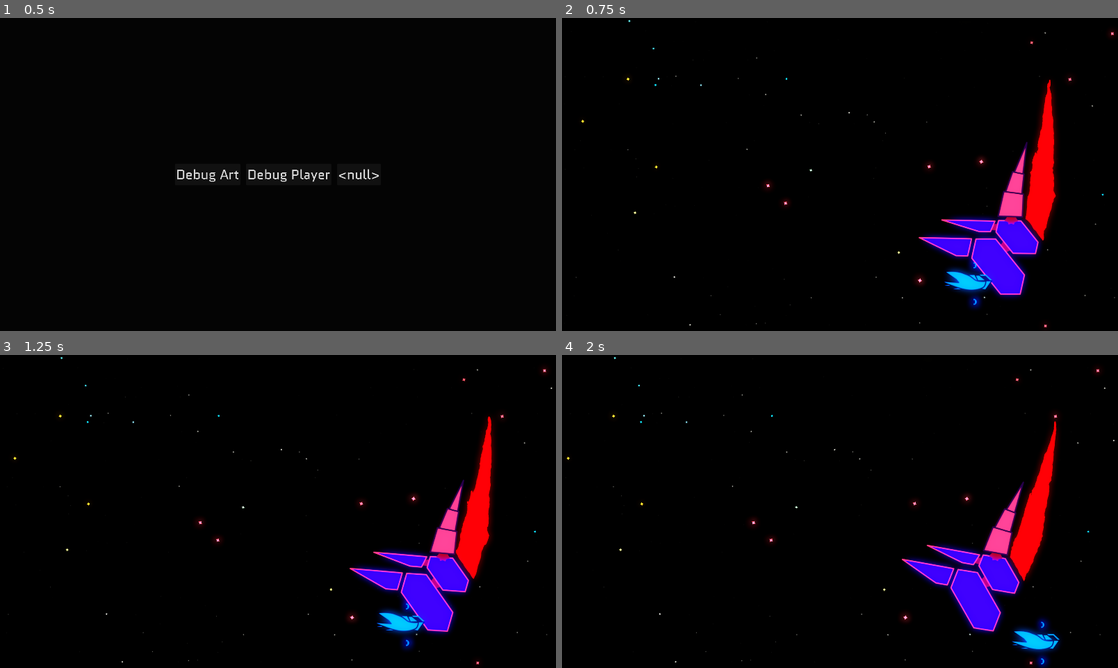
Above: before the commit, frames 1-4 (two rows, left to right).
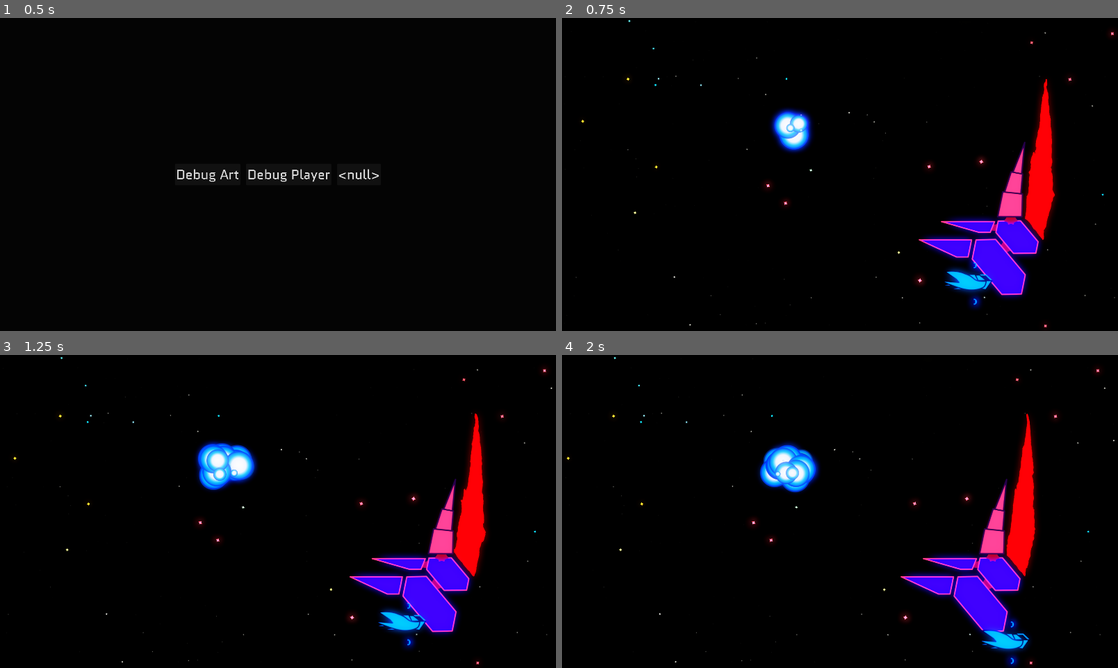
Above: after the commit, the same moments.

Repository: Zemiro-dev/StarfighterGemini
Game: Godot game, scene res://world/world_viewport_container.tscn
Same seed, same stepped clock (60 frames per second), same inputs: the game is played once before the commit and once after it.
Inputs:
- Up to frame 1 (0.5 s): no input
- Up to frame 2 (0.75 s): click "Debug Art" at 0.5 s
- Up to frame 3 (1.25 s): no input
- Up to frame 4 (2 s): hold D (right) from 1.28 s (still down); tap L (dev_a, bound only after the commit) at 1.35 s

Frame 1 is identical in both runs. In frame 2, 2.6% of the frame differs, in the area x 37-89%, y 19-92%; in frame 3, 5.4%; in frame 4, 7.6%, in the area x 35-90%, y 18-100%.

Commit message:
adding new visual assets for player explosions and projectile explosions

Diff:
--- a/game/actors/enemies/asteroid_beast/molecules/talon_arm.gd
+++ b/game/actors/enemies/asteroid_beast/molecules/talon_arm.gd
@@ -1,7 +1,13 @@
 extends Node2D
 
-
+var _position_delta := 0.0
+var speed := 50
+var direction := -1
 func _physics_process(delta: float) -> void:
-	position += Vector2(-50 * delta, 0)
-	#print(rotation)
+	var position_delta = speed * direction * delta
+	_position_delta += abs(position_delta)
+	position += Vector2(position_delta, 0)
+	if _position_delta > 100:
+		direction *= -1
+		_position_delta = 0
 	pass
--- a/game/actors/enemies/asteroid_beast/molecules/talon_arm.tscn
+++ b/game/actors/enemies/asteroid_beast/molecules/talon_arm.tscn
@@ -169,5 +169,4 @@
 libraries = {
 &"": SubResource("AnimationLibrary_ghppn")
 }
-autoplay = "test"
 speed_scale = 0.1
--- a/game/actors/node_pool.gd
+++ b/game/actors/node_pool.gd
@@ -36,6 +36,7 @@
 		i = next_pool_index(i)
 	if available_nodes.size() < amount:
 		print("could not satisfy request")
+	last_used = next_last_used
 	return available_nodes
 
 
--- a/game/actors/physics_body_move_resolver.gd
+++ b/game/actors/physics_body_move_resolver.gd
@@ -21,18 +21,22 @@
 	var collision: KinematicCollision2D = body.move_and_collide(velocity * delta)
 	if collision:
 			var collider: Object = collision.get_collider()
+			var depth := collision.get_depth()
+			var remainder := collision.get_remainder()
 			var collider_type = GameActor.get_actor_type(collider)
+			var normal = collision.get_normal()
 			## Base Movement Effects
 			match (collider_type):
 				GameActor.ActorType.UNKNOWN, GameActor.ActorType.TERRAIN, GameActor.ActorType.ENEMY, GameActor.ActorType.DESTRUCTIBLE:
-					if collision.get_normal().dot(velocity) <= 0.:
-						velocity = velocity.bounce(collision.get_normal())
+					var nvdot := normal.dot(velocity.normalized())
+					if nvdot <= 0.:
+						velocity = velocity.bounce(normal)
 
 			## Damage and Additional Knockback
 			match (collider_type):
 				GameActor.ActorType.ENEMY:
-					GameActor.check_and_attack(collider, request.body)
-					velocity += velocity.normalized() * 600.
+					if GameActor.check_and_attack(collider, request.body) >= 0:
+						velocity += velocity.normalized() * 600.
 	if steering and steering.should_overspeed_break(velocity):
 		velocity = steering.overspeed_break(velocity, delta)
 	return velocity
--- a/game/actors/player/player.gd
+++ b/game/actors/player/player.gd
@@ -24,6 +24,8 @@
 	velocity = physics_body_move_resolver.resolve(move_machine.process(delta), delta)
 	if Input.is_action_pressed("fire"):
 		fire()
+	if Input.is_action_just_pressed("dev_a"):
+		controller.is_goal_locked = !controller.is_goal_locked
 
 
 func on_move_state_change(prev:PlayerMoveMachine.State,  next: PlayerMoveMachine.State):
--- a/game/actors/player/player_cannon.gd
+++ b/game/actors/player/player_cannon.gd
@@ -23,7 +23,12 @@
 		return false
 
 	var projectiles := projectile_pool.get_nodes(ready_count)
+	if projectiles.size() <= 0:
+		return false
 	for projectile in projectiles:
 		if projectile is Projectile:
 			projectile.fire(global_transform)
+	if animation_player.is_playing():
+		animation_player.stop()
+	animation_player.play("fire")
 	return true
--- a/game/actors/player/player_cannon.tscn
+++ b/game/actors/player/player_cannon.tscn
@@ -90,7 +90,8 @@
 modulate = Color(0, 1.5, 1.5, 1)
 self_modulate = Color(1, 1, 1, 0)
 show_behind_parent = true
-position = Vector2(25, 0)
+position = Vector2(17, 0)
+scale = Vector2(0.6, 0.6)
 texture = ExtResource("5_k1k7d")
 
 [node name="AnimationPlayer" type="AnimationPlayer" parent="."]
--- /dev/null
+++ b/game/actors/player/player_explosion_a.tscn
@@ -0,0 +1,11 @@
+[gd_scene load_steps=3 format=3 uid="uid://45p6je56ck3j"]
+
+[ext_resource type="Texture2D" uid="uid://d2meohaxtyk34" path="res://assets/player/player_explosion_a.png" id="1_2ugpd"]
+[ext_resource type="Material" uid="uid://bdtb0e652wfx3" path="res://actors/player/player_explosion_material_a.tres" id="2_djvr7"]
+
+[node name="PlayerExplosionA" type="GPUParticles2D"]
+amount = 25
+texture = ExtResource("1_2ugpd")
+lifetime = 0.8
+randomness = 0.43
+process_material = ExtResource("2_djvr7")
--- /dev/null
+++ b/game/actors/player/player_explosion_b.tres
@@ -0,0 +1,31 @@
+[gd_resource type="ParticleProcessMaterial" load_steps=5 format=3 uid="uid://cjtt7cdywcnod"]
+
+[sub_resource type="Gradient" id="Gradient_aohyi"]
+offsets = PackedFloat32Array(0, 0.0649038, 0.103365, 0.661058, 1)
+colors = PackedColorArray(1, 1, 1, 0, 1, 1, 10, 1, 1, 1, 4, 1, 1, 1, 1, 1, 0.0117647, 0.160784, 0.392157, 1)
+
+[sub_resource type="GradientTexture1D" id="GradientTexture1D_k27tj"]
+gradient = SubResource("Gradient_aohyi")
+use_hdr = true
+
+[sub_resource type="Curve" id="Curve_33bqa"]
+_data = [Vector2(0, 0), 0.0, 0.0, 0, 0, Vector2(0.203349, 1), 0.0, 0.0, 0, 0, Vector2(0.526316, 1), 0.0, 0.0, 0, 0, Vector2(1, 0.310704), 0.0, 0.0, 0, 0]
+point_count = 4
+
+[sub_resource type="CurveTexture" id="CurveTexture_aj761"]
+curve = SubResource("Curve_33bqa")
+
+[resource]
+particle_flag_disable_z = true
+radial_velocity_min = 64.0
+radial_velocity_max = 64.0
+gravity = Vector3(0, 0, 0)
+scale_curve = SubResource("CurveTexture_aj761")
+color_ramp = SubResource("GradientTexture1D_k27tj")
+turbulence_noise_strength = 11.85
+turbulence_noise_scale = 9.235
+turbulence_noise_speed_random = 4.0
+turbulence_influence_min = 0.206
+turbulence_influence_max = 0.206
+turbulence_initial_displacement_min = 58.1
+turbulence_initial_displacement_max = 58.1
--- /dev/null
+++ b/game/actors/player/player_explosion_b.tscn
@@ -0,0 +1,14 @@
+[gd_scene load_steps=3 format=3 uid="uid://dshdwq66vc4pk"]
+
+[ext_resource type="Texture2D" uid="uid://smhcd74mx35b" path="res://assets/player/player_explosion_b.png" id="1_k27tj"]
+[ext_resource type="Material" uid="uid://cjtt7cdywcnod" path="res://actors/player/player_explosion_b.tres" id="2_k27tj"]
+
+[node name="PlayerExplosionB" type="GPUParticles2D"]
+emitting = false
+amount = 4
+texture = ExtResource("1_k27tj")
+lifetime = 0.2
+one_shot = true
+explosiveness = 0.2
+randomness = 0.43
+process_material = ExtResource("2_k27tj")
--- /dev/null
+++ b/game/actors/player/player_explosion_material_a.tres
@@ -0,0 +1,33 @@
+[gd_resource type="ParticleProcessMaterial" load_steps=5 format=3 uid="uid://bdtb0e652wfx3"]
+
+[sub_resource type="Gradient" id="Gradient_djvr7"]
+offsets = PackedFloat32Array(0, 0.0649038, 0.103365, 0.661058, 1)
+colors = PackedColorArray(1, 1, 1, 0, 1, 1, 10, 1, 1, 1, 4, 1, 1, 1, 1, 1, 0.0117647, 0.160784, 0.392157, 1)
+
+[sub_resource type="GradientTexture1D" id="GradientTexture1D_asal3"]
+gradient = SubResource("Gradient_djvr7")
+use_hdr = true
+
+[sub_resource type="Curve" id="Curve_p5onc"]
+_data = [Vector2(0, 0), 0.0, 0.0, 0, 0, Vector2(0.203349, 1), 0.0, 0.0, 0, 0, Vector2(0.526316, 1), 0.0, 0.0, 0, 0, Vector2(1, 0.310704), 0.0, 0.0, 0, 0]
+point_count = 4
+
+[sub_resource type="CurveTexture" id="CurveTexture_3v2eb"]
+curve = SubResource("Curve_p5onc")
+
+[resource]
+particle_flag_disable_z = true
+emission_shape = 3
+emission_box_extents = Vector3(50, 30, 1)
+radial_velocity_min = 9.99998
+radial_velocity_max = 25.0
+gravity = Vector3(0, 0, 0)
+scale_curve = SubResource("CurveTexture_3v2eb")
+color_ramp = SubResource("GradientTexture1D_asal3")
+turbulence_noise_strength = 11.85
+turbulence_noise_scale = 9.235
+turbulence_noise_speed_random = 4.0
+turbulence_influence_min = 0.206
+turbulence_influence_max = 0.206
+turbulence_initial_displacement_min = 58.1
+turbulence_initial_displacement_max = 58.1
--- a/game/actors/projectiles/projectile.gd
+++ b/game/actors/projectiles/projectile.gd
@@ -5,20 +5,30 @@
 @onready var animation_player: AnimationPlayer = $AnimationPlayer
 @export var is_available := true: set = set_is_available
 @export var stats: ProjectileStats
+@export var explosion_scene: PackedScene = preload("res://actors/player/player_explosion_b.tscn")
 @onready var collision_shape_2d: CollisionShape2D = $CollisionShape2D
 var velocity := Vector2.ZERO
-var live := true
+var live := false
+var explosion: GPUParticles2D
 
 
 func _ready() -> void:
 	if !stats: stats = ProjectileStats.new()
 	body_entered.connect(on_body_entered)
 	lifetime.timeout.connect(off)
+	off() # start off
+	var explosion_instance = explosion_scene.instantiate()
+	if explosion_instance is GPUParticles2D:
+		explosion = explosion_instance
 
 
 func on_body_entered(body: Node2D) -> void:
 	if live:
 		var damage_dealt = GameActor.attack(body, stats.damage)
+		if explosion:
+			explosion.global_transform = global_transform
+			explosion.reset_physics_interpolation()
+			explosion.emitting = true
 		off()
 
 
@@ -43,6 +53,12 @@
 	collision_shape_2d.set_deferred('disabled', false)
 	animation_player.play("on")
 	lifetime.start()
+	if explosion:
+		if explosion.emitting:
+			explosion.emitting = false
+		if !explosion.is_inside_tree():
+			GlobalSignals.request_top_effect_spawn.emit(explosion)
+
 
 
 func off() -> void:
@@ -69,3 +85,9 @@
 			global_position += velocity * delta
 		else:
 			global_position += velocity * delta * unsafe
+
+
+func _notification(what):
+	if what == NOTIFICATION_PREDELETE:
+		if explosion:
+			explosion.queue_free()
--- a/game/autoloads/game_actor.gd
+++ b/game/autoloads/game_actor.gd
@@ -40,6 +40,9 @@
 	return 0
 
 
+## Checks if this actor can attack and if so applies an attack.
+## If 0+ is returned an attack occured and the returned value is
+## is the damage dealt. If -1 is returned no attack happened.
 func check_and_attack(attacker: Object, target: Object) -> int:
 	if attacker.has_method('attack'):
 		return attacker.attack(target)
@@ -47,4 +50,4 @@
 		var parent = attacker.get_parent()
 		if parent.has_method('attack'):
 			return parent.attack(target)
-	return 0
+	return -1
--- a/game/autoloads/global_signals.gd
+++ b/game/autoloads/global_signals.gd
@@ -3,9 +3,10 @@
 @warning_ignore_start("unused_signal")
 signal request_camera_shake(duration: float, strength: float)
 signal request_hitstop(hitstop_time_ms: float)
-signal request_particle_spawn(particle: Node)
-signal request_projectile_spawn(projectile: Node)
-signal request_explosion_spawn(source: Node2D, explosion_scene: PackedScene)
+
+signal request_projectile_spawn(projectile: Node2D)
+signal request_top_effect_spawn(effect: Node2D)
+
 signal request_collectible_spawn(position: Vector2, scene: PackedScene)
 signal request_sound_spawn(sound: AudioStreamPlayer2D)
 signal request_world_sound_spawn(source: Node2D, sound_scene: PackedScene)
--- a/game/project.godot
+++ b/game/project.godot
@@ -82,6 +82,11 @@
 "events": [Object(InputEventJoypadButton,"resource_local_to_scene":false,"resource_name":"","device":-1,"button_index":10,"pressure":0.0,"pressed":true,"script":null)
 ]
 }
+dev_a={
+"deadzone": 0.2,
+"events": [Object(InputEventKey,"resource_local_to_scene":false,"resource_name":"","device":-1,"window_id":0,"alt_pressed":false,"shift_pressed":false,"ctrl_pressed":false,"meta_pressed":false,"pressed":false,"keycode":0,"physical_keycode":76,"key_label":0,"unicode":108,"location":0,"echo":false,"script":null)
+]
+}
 
 [layer_names]
 
--- a/game/world/debug/world_debug.tscn
+++ b/game/world/debug/world_debug.tscn
@@ -1,8 +1,9 @@
-[gd_scene load_steps=113 format=3 uid="uid://da4ta4o721exf"]
+[gd_scene load_steps=115 format=3 uid="uid://da4ta4o721exf"]
 
 [ext_resource type="Script" uid="uid://dj8f28g3mmv8i" path="res://world/debug/world_debug.gd" id="1_0cob0"]
 [ext_resource type="Texture2D" uid="uid://bbq0js4b3j7xu" path="res://assets/shapes/circle_blue_2tone_large.png" id="1_44sa8"]
 [ext_resource type="PackedScene" uid="uid://c2inv1wwwo464" path="res://world/backgrounds/debug_background.tscn" id="2_1aouo"]
+[ext_resource type="PackedScene" uid="uid://45p6je56ck3j" path="res://actors/player/player_explosion_a.tscn" id="2_7to6k"]
 [ext_resource type="Texture2D" uid="uid://dbxi47ukeatat" path="res://assets/shapes/circle_white_large.png" id="2_lqxvj"]
 [ext_resource type="Shader" uid="uid://cpxbvoj3jk5m8" path="res://shaders/robot_eye.gdshader" id="3_an6al"]
 [ext_resource type="Texture2D" uid="uid://dt55vtretkigv" path="res://assets/shapes/circle_blue_2tone_glass_large.png" id="3_lsr55"]
@@ -11,6 +12,7 @@
 [ext_resource type="Material" uid="uid://4rph6123p6uq" path="res://shaders/resources/wibbly_material.tres" id="4_eldjb"]
 [ext_resource type="Shader" uid="uid://d1qb4jskectyo" path="res://shaders/color_swap_prog.gdshader" id="7_an6al"]
 [ext_resource type="Texture2D" uid="uid://d3qvbvfka6f2f" path="res://assets/ui/health_bar.png" id="9_aq1p2"]
+[ext_resource type="Script" uid="uid://75uj63hlnfho" path="res://world/top_effects_root.gd" id="9_otf24"]
 [ext_resource type="PackedScene" uid="uid://bo20bbc3v4n5k" path="res://world/node_roots/projectiles_root.tscn" id="10_ns7c5"]
 [ext_resource type="Texture2D" uid="uid://beeeba5bogag7" path="res://assets/shapes/yellow_diamond_particle.png" id="10_r0vbx"]
 [ext_resource type="Texture2D" uid="uid://16wlwkn7g2xc" path="res://actors/player/resources/player_gradient_high.tres" id="12_iodkf"]
@@ -73,34 +75,6 @@
 shader_parameter/progress = 0.155
 shader_parameter/threshold = 0.1
 
-[sub_resource type="Gradient" id="Gradient_27gb1"]
-colors = PackedColorArray(1.518, 0.435, 0.141, 1, 1.5, 0.988, 0.192, 1)
-
-[sub_resource type="Gradient" id="Gradient_r0vbx"]
-colors = PackedColorArray(2.5, 2.5, 2.5, 1, 2, 2, 2, 1)
-
-[sub_resource type="GradientTexture1D" id="GradientTexture1D_tqfwn"]
-gradient = SubResource("Gradient_r0vbx")
-use_hdr = true
-
-[sub_resource type="Curve" id="Curve_r0vbx"]
-_data = [Vector2(0, 0), 0.0, 0.0, 0, 0, Vector2(0.109415, 1), -0.311986, -0.311986, 0, 0, Vector2(1, 0), 0.0, 0.0, 0, 0]
-point_count = 3
-
-[sub_resource type="CurveTexture" id="CurveTexture_tqfwn"]
-curve = SubResource("Curve_r0vbx")
-
-[sub_resource type="ParticleProcessMaterial" id="ParticleProcessMaterial_tqfwn"]
-lifetime_randomness = 0.5
-particle_flag_disable_z = true
-emission_shape_offset = Vector3(540, 0, 0)
-spread = 15.0
-initial_velocity_min = -600.0
-initial_velocity_max = -500.0
-gravity = Vector3(0, 0, 0)
-scale_curve = SubResource("CurveTexture_tqfwn")
-color_ramp = SubResource("GradientTexture1D_tqfwn")
-
 [sub_resource type="ShaderMaterial" id="ShaderMaterial_aq1p2"]
 shader = ExtResource("3_an6al")
 shader_parameter/eye = ExtResource("4_3mc18")
@@ -323,6 +297,34 @@
 &"fire": SubResource("Animation_uibwa")
 }
 
+[sub_resource type="Gradient" id="Gradient_27gb1"]
+colors = PackedColorArray(1.518, 0.435, 0.141, 1, 1.5, 0.988, 0.192, 1)
+
+[sub_resource type="Gradient" id="Gradient_r0vbx"]
+colors = PackedColorArray(2.5, 2.5, 2.5, 1, 2, 2, 2, 1)
+
+[sub_resource type="GradientTexture1D" id="GradientTexture1D_tqfwn"]
+gradient = SubResource("Gradient_r0vbx")
+use_hdr = true
+
+[sub_resource type="Curve" id="Curve_r0vbx"]
+_data = [Vector2(0, 0), 0.0, 0.0, 0, 0, Vector2(0.109415, 1), -0.311986, -0.311986, 0, 0, Vector2(1, 0), 0.0, 0.0, 0, 0]
+point_count = 3
+
+[sub_resource type="CurveTexture" id="CurveTexture_tqfwn"]
+curve = SubResource("Curve_r0vbx")
+
+[sub_resource type="ParticleProcessMaterial" id="ParticleProcessMaterial_tqfwn"]
+lifetime_randomness = 0.5
+particle_flag_disable_z = true
+emission_shape_offset = Vector3(540, 0, 0)
+spread = 15.0
+initial_velocity_min = -600.0
+initial_velocity_max = -500.0
+gravity = Vector3(0, 0, 0)
+scale_curve = SubResource("CurveTexture_tqfwn")
+color_ramp = SubResource("GradientTexture1D_tqfwn")
+
 [sub_resource type="FastNoiseLite" id="FastNoiseLite_sc1s7"]
 
 [sub_resource type="NoiseTexture2D" id="NoiseTexture2D_h7hsv"]
@@ -702,29 +704,6 @@
 material = ExtResource("4_eldjb")
 position = Vector2(-2546, 729)
 texture = ExtResource("4_7wlep")
-
-[node name="WeaponEffects" type="Node2D" parent="Stage"]
-visible = false
-position = Vector2(-1045, 198)
-
-[node name="Laser" type="Node2D" parent="Stage/WeaponEffects"]
-position = Vector2(100, 187)
-
-[node name="Line2D" type="Line2D" parent="Stage/WeaponEffects/Laser"]
-use_parent_material = true
-points = PackedVector2Array(0, 0, 500, 0)
-width = 20.0
-gradient = SubResource("Gradient_27gb1")
-begin_cap_mode = 2
-end_cap_mode = 2
-antialiased = true
-
-[node name="GPUParticles2D" type="GPUParticles2D" parent="Stage/WeaponEffects/Laser"]
-amount = 32
-texture = ExtResource("10_r0vbx")
-lifetime = 0.5
-explosiveness = 0.1
-process_material = SubResource("ParticleProcessMaterial_tqfwn")
 
 [node name="ProjectilesRoot" parent="Stage" instance=ExtResource("10_ns7c5")]
 
@@ -1286,6 +1265,32 @@
 [node name="Player2" parent="Stage/Actors" instance=ExtResource("61_7to6k")]
 position = Vector2(1412, 898)
 
+[node name="PlayerExplosionA" parent="Stage" instance=ExtResource("2_7to6k")]
+position = Vector2(782, 389)
+
+[node name="Laser" type="Node2D" parent="Stage"]
+position = Vector2(-945, 385)
+
+[node name="Line2D" type="Line2D" parent="Stage/Laser"]
+use_parent_material = true
+points = PackedVector2Array(0, 0, 500, 0)
+width = 20.0
+gradient = SubResource("Gradient_27gb1")
+begin_cap_mode = 2
+end_cap_mode = 2
+antialiased = true
+
+[node name="GPUParticles2D" type="GPUParticles2D" parent="Stage/Laser"]
+amount = 32
+texture = ExtResource("10_r0vbx")
+lifetime = 0.5
+explosiveness = 0.1
+process_material = SubResource("ParticleProcessMaterial_tqfwn")
+
+[node name="TopEffectsRoot" type="Node2D" parent="Stage"]
+position = Vector2(-1045, 198)
+script = ExtResource("9_otf24")
+
 [node name="UI" type="Node2D" parent="."]
 
 [node name="HealthBar" type="Sprite2D" parent="UI"]
@@ -1301,7 +1306,7 @@
 offset_right = 1889.0
 offset_bottom = 115.0
 theme_override_font_sizes/font_size = 64
-text = "FPS: 145.0"
+text = "FPS: 143.0"
 script = ExtResource("30_tj5ml")
 
 [node name="WorldEnvironment" parent="." instance=ExtResource("64_otf24")]
--- /dev/null
+++ b/game/world/top_effects_root.gd
@@ -0,0 +1,10 @@
+extends Node2D
+class_name TopEffectsRoot
+
+
+func _ready() -> void:
+	GlobalSignals.request_top_effect_spawn.connect(spawn)
+
+
+func spawn(effect: Node2D) -> void:
+	add_child(effect)
Binary file added: game/assets/player/player_explosion_a.png
Not shown, added: game/assets/player/player_explosion_a.png.import
Binary file added: game/assets/player/player_explosion_b.png
Not shown, added: game/assets/player/player_explosion_b.png.import
Not shown, added: game/world/top_effects_root.gd.uid
